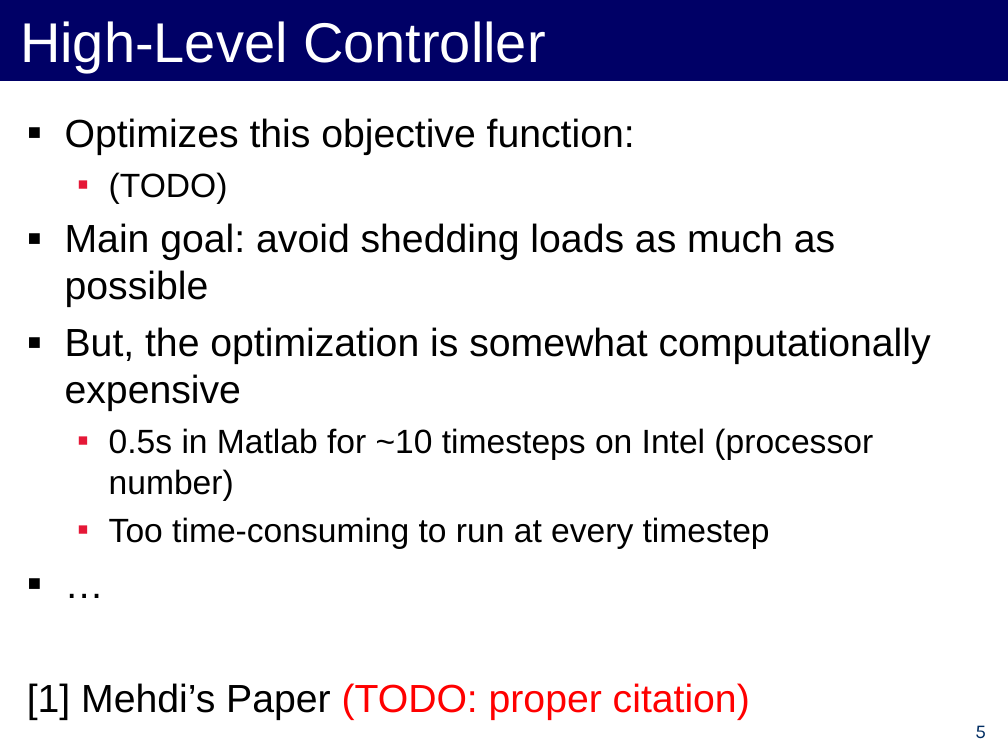
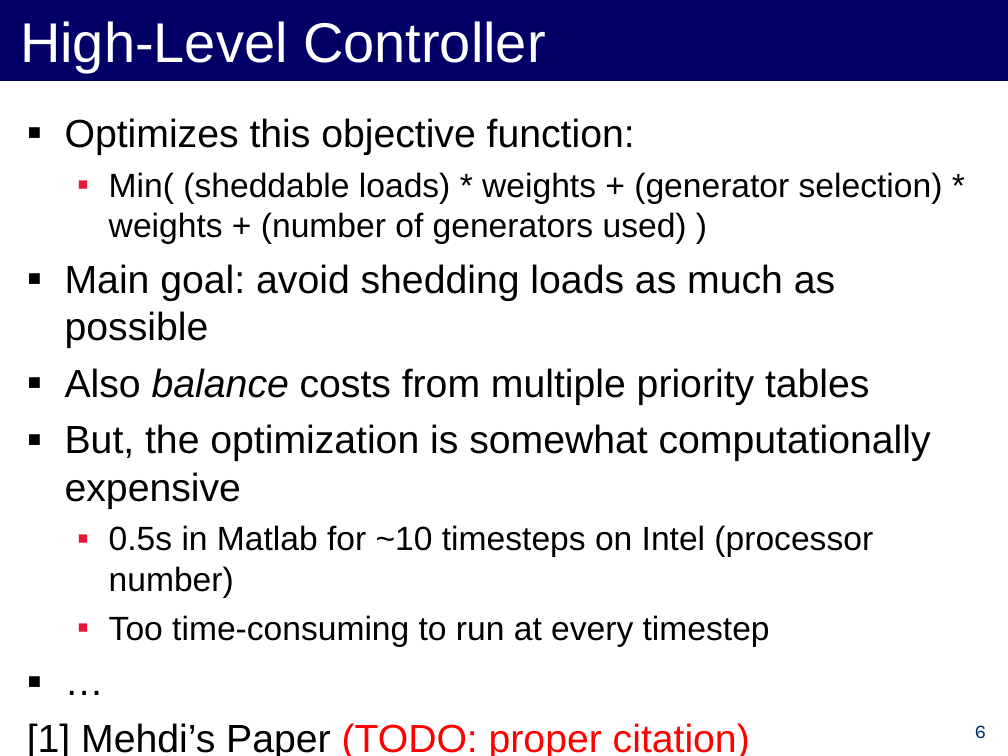
Before and after one commit to forresti/optimal_load_management, a slide deck: slide 6 of project/12-3-12_Presentation.ppt (slide 5 before the commit). Drawn at 1008x756 pixels with LibreOffice and Linux fonts; fonts in the diff are those of the drawing. Boxes give left, top, right and bottom in pixels: in the first picture for what was removed or moved away, otherwise in the second. Text is boxed around its words. In the diff, an @@ line names an element or a change of style, - is before the commit and + after.

```diff
--- a/project/12-3-12_Presentation.ppt
+++ b/project/12-3-12_Presentation.ppt
@@ text at (109, 172, 943, 244): text changed @@
-  ▪ (TODO)
+  ▪ Min( (sheddable loads) * weights + (generator selection) * weights + (number of generators used) )
@@ text at (65, 368, 870, 405): paragraph added @@
+▪ Also balance costs from multiple priority tables
@@ page number at (975, 725, 986, 739): text changed @@
-5
+6
```
Also in this commit, not shown: 3 other slides changed.
